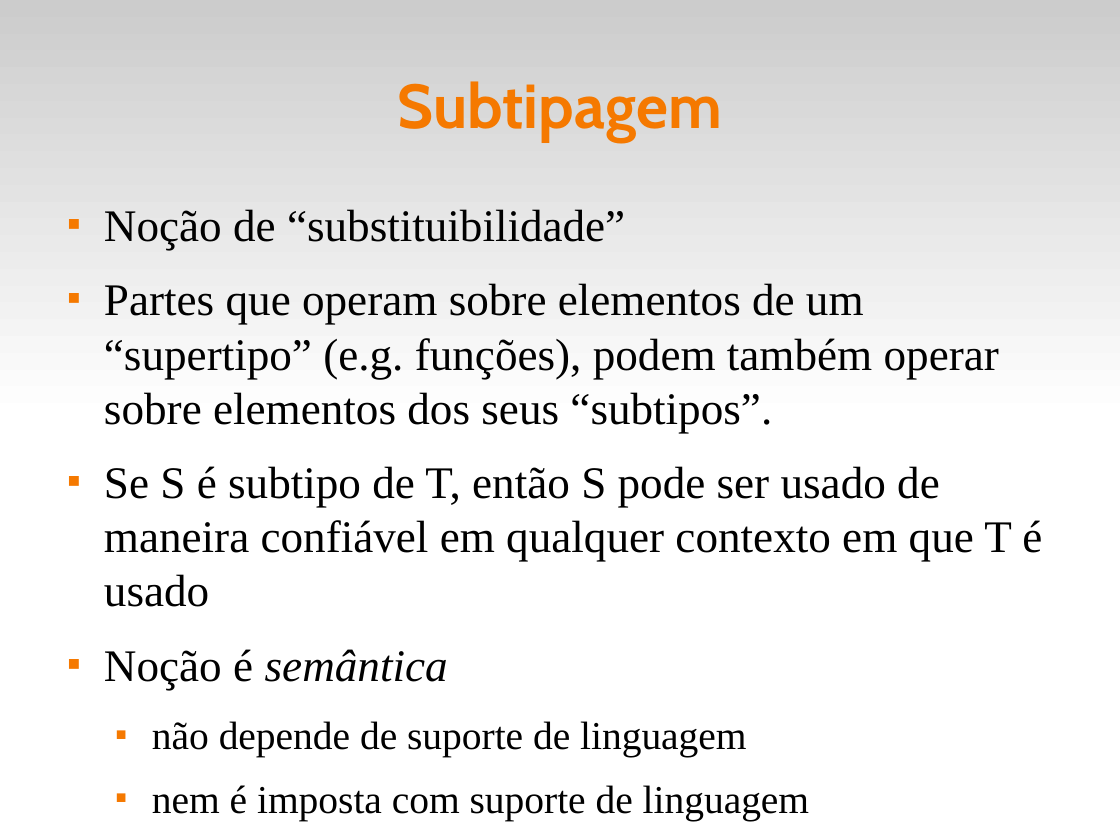
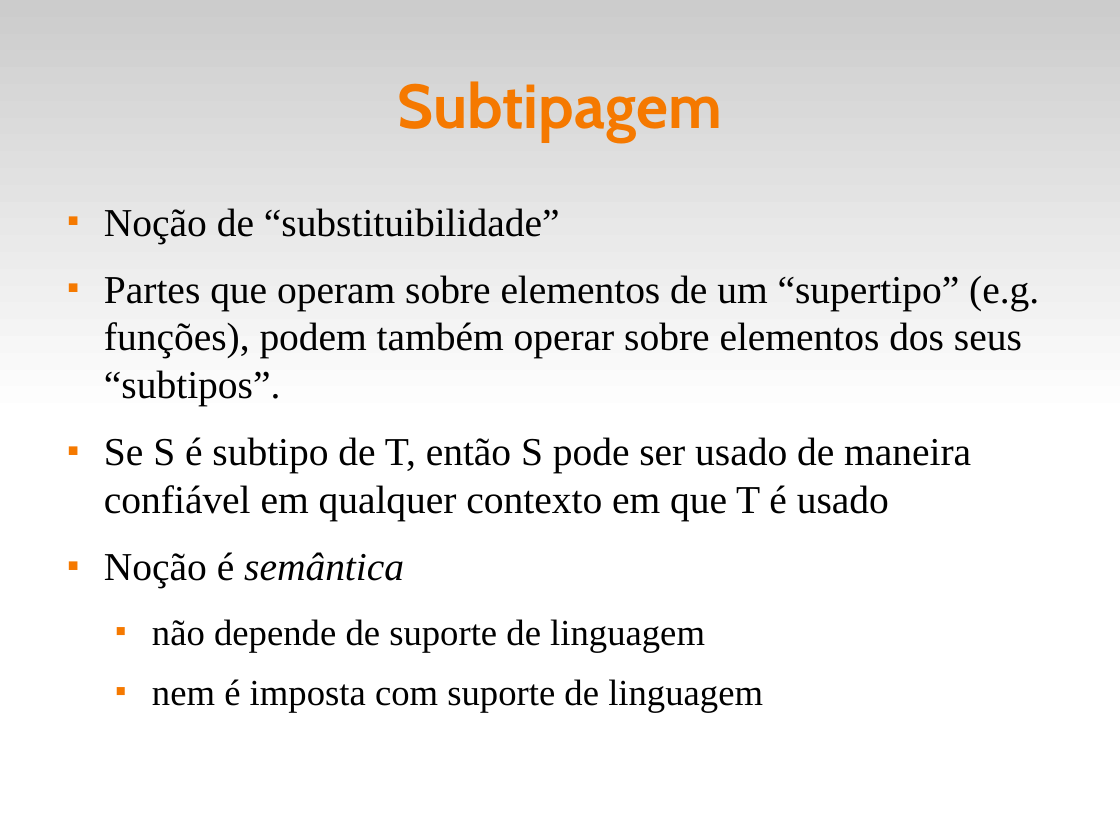
Before and after one commit to fsantanna-uerj/EDL, a slide deck: slide 10 of slides/edl-09-oo.odp. Drawn at 1120x840 pixels with LibreOffice and Linux fonts; fonts in the diff are those of the drawing. Boxes give left, top, right and bottom in pixels: in the first picture for what was removed or moved away, otherwise in the second. Text is boxed around its words. In the diff, an @@ line names an element or a change of style, - is before the commit and + after.

```diff
--- a/slides/edl-09-oo.odp
+++ b/slides/edl-09-oo.odp
@@ text "Noção de “substituibilidade”" at (x1=104, y1=208, x2=1039, y2=713): size 32 to 28 pt in "Noção de “substituibilidade”", "Partes que operam sobre elementos de um ...", "Se S é subtipo de T, então ...", "Noção é semântica"; size 28 to 26 pt in "não depende de suporte de linguagem", "nem é imposta com suporte de linguagem" @@
```
Also in this commit, not shown: 6 other slides changed, 2 other files.
